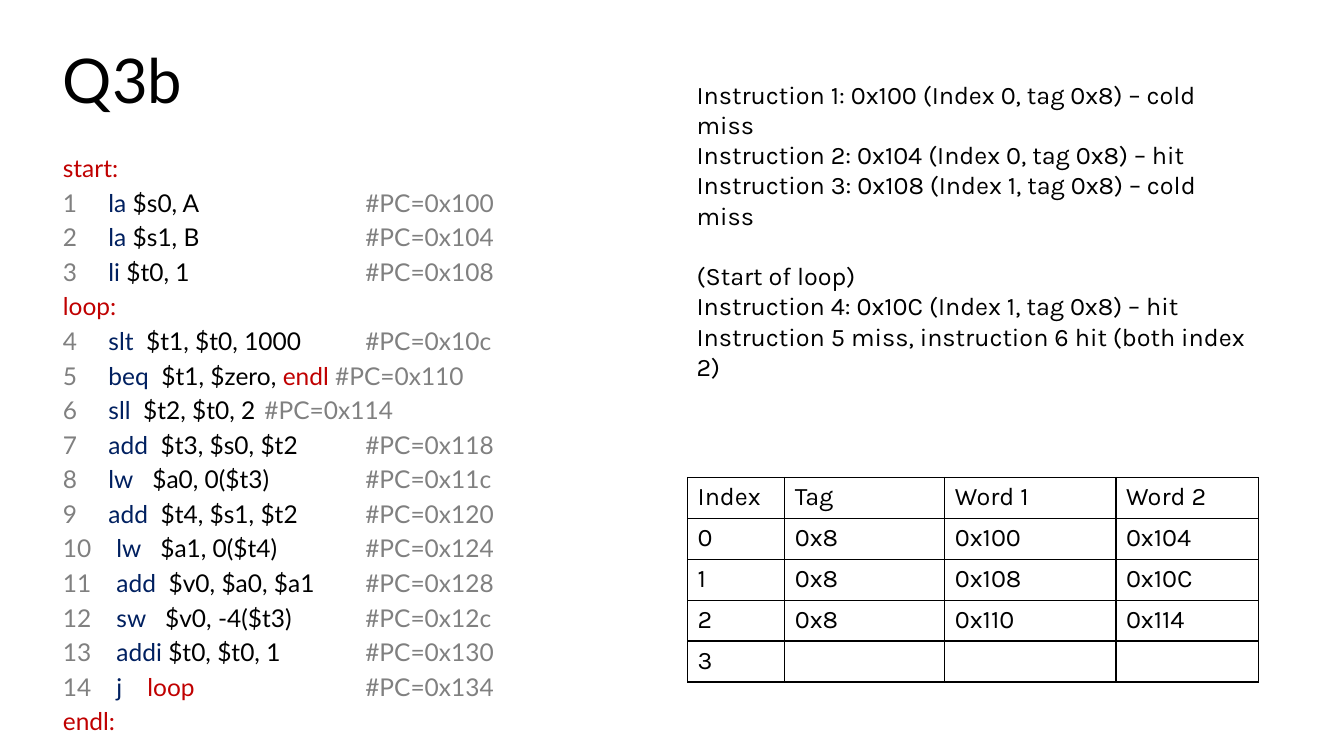
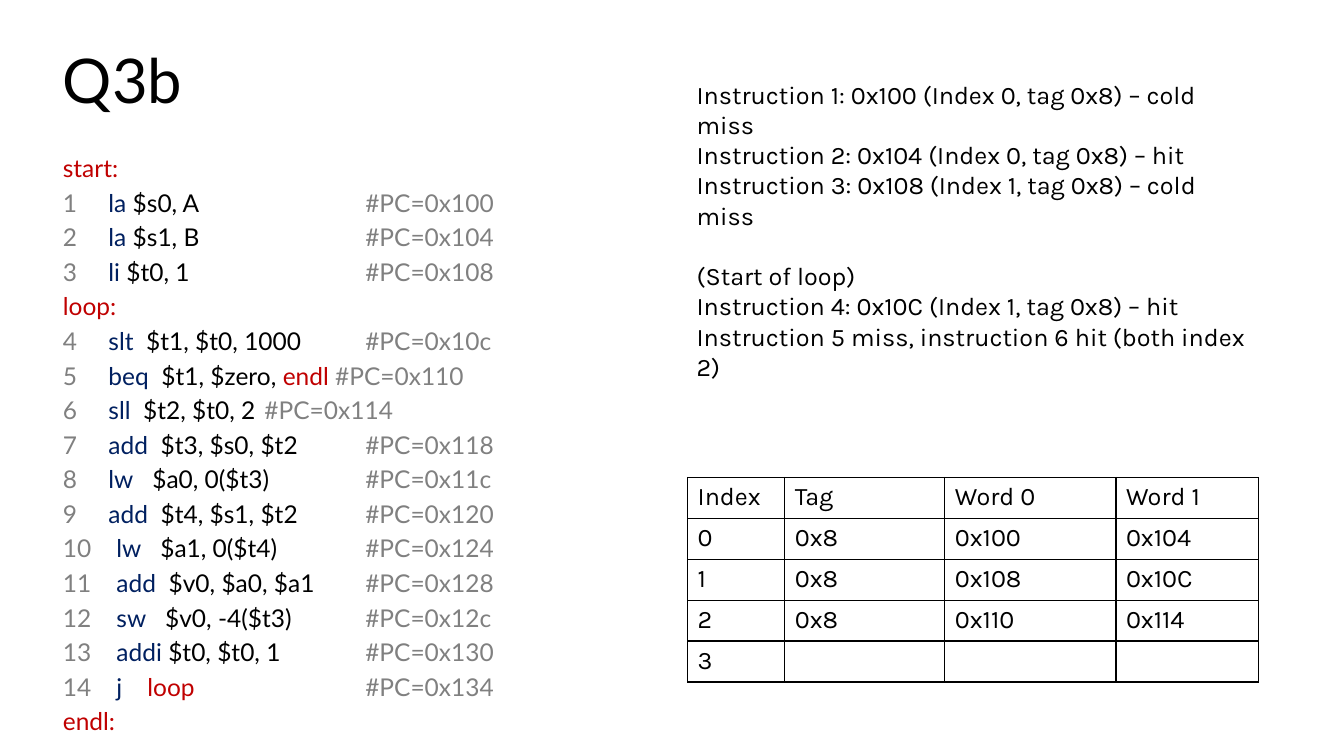
Before and after one commit to theodoreleebrant/TA-2425S1, a slide deck: slide 41 of CS2100/pptx/CS2100 Tutorial 11.pptx (slide 40 before the commit). Drawn at 1344x756 pixels with LibreOffice and Linux fonts; fonts in the diff are those of the drawing. Boxes give left, top, right and bottom in pixels: in the first picture for what was removed or moved away, otherwise in the second. Text is boxed around its words. In the diff, an @@ line names an element or a change of style, - is before the commit and + after.

```diff
--- a/CS2100/pptx/CS2100 Tutorial 11.pptx
+++ b/CS2100/pptx/CS2100 Tutorial 11.pptx
@@ table at (688,478,1259,683) @@
-row 1, column 3: Word 1
+row 1, column 3: Word 0
-row 1, column 4: Word 2
+row 1, column 4: Word 1
```
Also in this commit, not shown: 49 other slides changed, 2 slides added, 1 slide removed.
